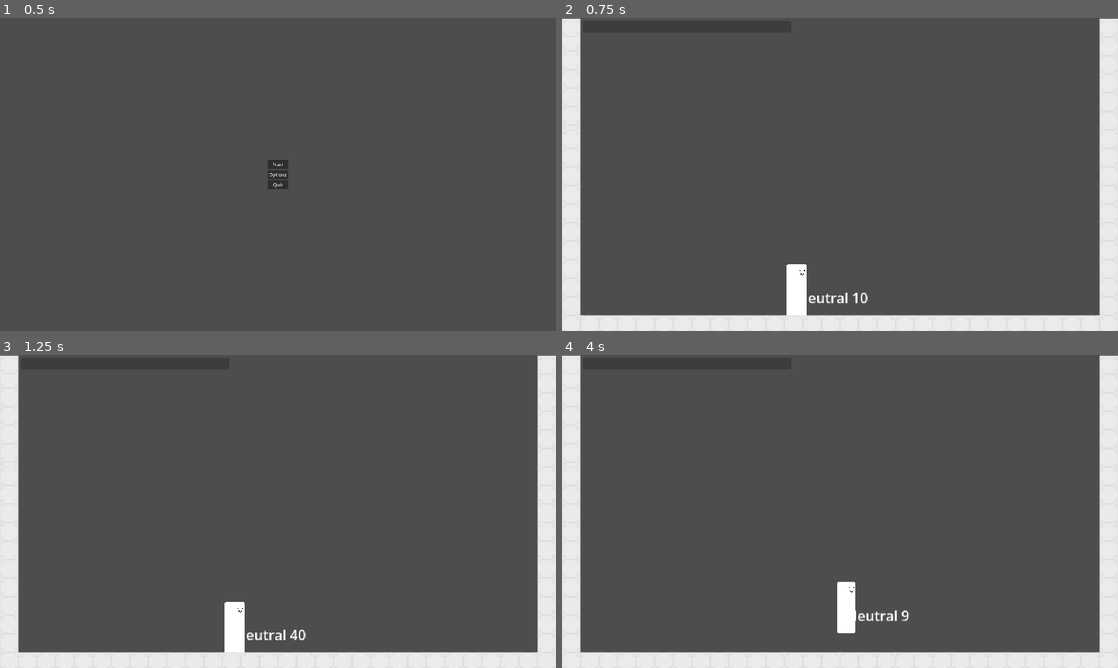
Above: before the commit, frames 1-4 (two rows, left to right).
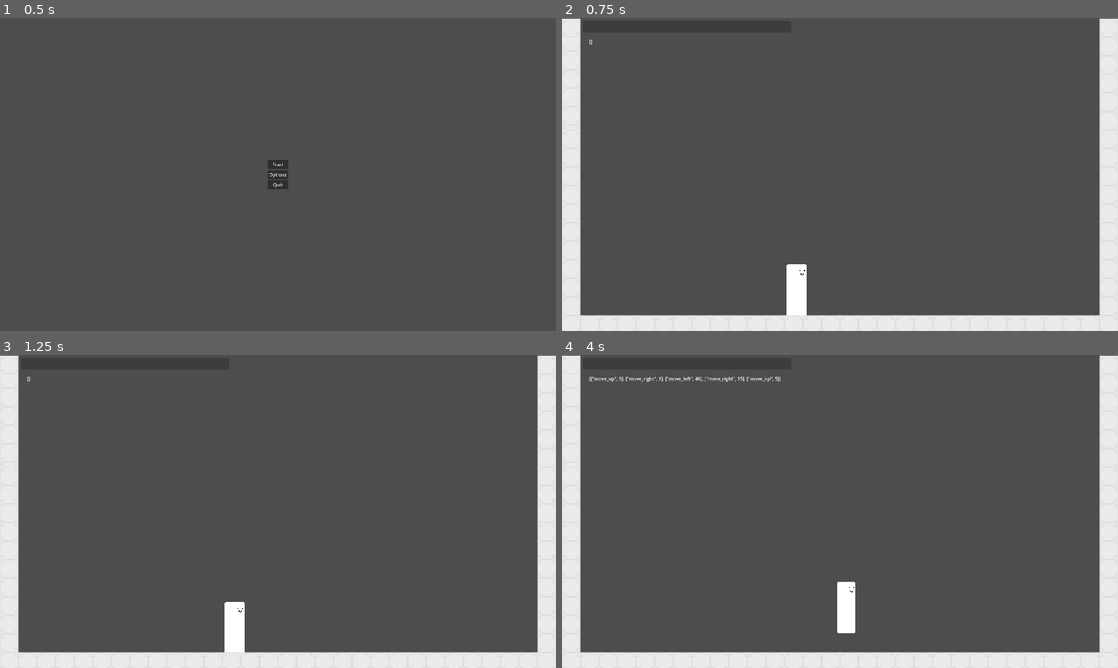
Above: after the commit, the same moments.

Repository: Mysteria0/To-Be-Name-Fighting-Game
Game: Godot game, scene res://menu.tscn
The game is run twice, just before and just after one commit, with the same random seed, the same clock (stepped at 60 frames per second) and the same inputs.
Inputs:
- Up to frame 1 (0.5 s): no input
- Up to frame 2 (0.75 s): click "Start" at 0.5 s
- Up to frame 3 (1.25 s): no input
- Up to frame 4 (4 s): hold D (move_right) 1.28-2.78 s; tap U (action_a) at 1.35 s; tap W (move_up) at 1.52, 2.27, 3.77 s; tap I (action_b) at 2.1 s; hold A (move_left) 2.78-3.53 s; tap J (action_c) at 2.85 s; hold D (move_right) from 3.53 s (still down); tap K (action_d) at 3.6 s

Frame 1 is identical in both runs. In frame 2, 0.2% of the frame differs, in the area x 4-55%, y 6-92%; in frame 3, 0.2%; in frame 4, 0.4%, in the area x 4-63%, y 6-86%.

Commit message:
Baby steps for the input interpeter

Diff:
--- a/Player.tscn
+++ b/Player.tscn
@@ -178,6 +178,8 @@
 animation = &"Idle"
 
 [node name="InputReader" parent="." unique_id=1356831098 instance=ExtResource("27_yt0h1")]
+visible = false
+position = Vector2(-43, -61)
 
 [connection signal="animation_finished" from="Sprites" to="state_machine/Tsurugi Jump" method="_on_sprites_animation_finished"]
 [connection signal="animation_finished" from="Sprites" to="state_machine/Tsurugi Landing" method="_on_sprites_animation_finished"]
--- a/Scripts/Input Reader/input_reader.gd
+++ b/Scripts/Input Reader/input_reader.gd
@@ -1,19 +1,39 @@
 extends Node2D
+
+
+@export_category("Specials And Normals")
+@export var NormalsList : Array
+@export var SpecialsList : Array
+
 
 var validMotionInputs = ["move_left","move_right","move_down","move_up","move_leftdown"]
 var validAttackInputs = ["action_a","action_b","action_c","action_d"]
 var RecentMotionInputs = []
+
 var currentMotionInput = "Neutral"
 var currentAttackInput = "Nothing"
+
 var holdtime : int
 var memorybuffer : int
 
+var specials : Array
+var normals : Array
+
+var parent
+
+func _init() -> void:
+	for i in SpecialsList:
+		specials.append(i)
+	for i in NormalsList:
+		normals.append(i)
+	if get_parent():
+		parent = get_parent()
 
 func _process(_delta: float) -> void:
 	handle_MotionInputs()
 	handle_AttackInputs()
 	if currentMotionInput == "Neutral":
-		$Control/Recent_input.text = "Neutral " + str(holdtime)
+		$Control/Recent_input.text = str(RecentMotionInputs)##"Neutral " + str(holdtime)
 	else:
 		$Control/Recent_input.text = str(currentMotionInput) + " " + str(holdtime)
 	if currentAttackInput != "Nothing":
@@ -34,6 +54,8 @@
 	holdtime = clamp(holdtime,1,999)
 
 func handle_AttackInputs() -> void:
+	if Input.is_action_just_pressed(currentAttackInput):
+		Check_Motioninputs(currentMotionInput,currentAttackInput)
 	if Input.is_action_just_released(currentAttackInput):
 		currentAttackInput = "Nothing"
 
@@ -44,6 +66,22 @@
 			memorybuffer = 0
 		else:
 			memorybuffer += 1
+
+func Check_Motioninputs(MotionInput : String, AttackInput : String) -> void:
+	# First check if specials is empty or not, this is done first to avoid any funny business
+	if !specials.is_empty():
+		# Then we go through the specials array to see if the last n indexes in RecentMotionInputs matches with anything
+		for i in specials:
+			if i == ["move_down","move_left"]:
+				if RecentMotionInputs[-1] == "move_left":
+					if RecentMotionInputs[-2] == "move_down":
+						if RecentMotionInputs[-1][1] <= 15:
+							break
+			if i == ["move_down","move_right"]:
+				break
+			if i == ["move_right","move_down","move_right"]:
+				break
+
 
 
 func _input(event: InputEvent) -> void:
--- a/Scripts/State Machine/State.gd
+++ b/Scripts/State Machine/State.gd
@@ -4,6 +4,8 @@
 @export var animation_name : String
 
 var parent : CharacterBody2D
+var Current_Motion : String
+var Current_Attack : String
 
 func enter() -> void:
 	parent.animations.play(animation_name)
--- a/Scripts/State Machine/Tsurugi States/tsurugi_idle.gd
+++ b/Scripts/State Machine/Tsurugi States/tsurugi_idle.gd
@@ -4,6 +4,12 @@
 @export var jump_state : State
 @export var move_state : State
 @export var crouching_state : State
+
+
+
+func _ready() -> void:
+	pass
+
 
 func enter() -> void:
 	super()
@@ -18,6 +24,7 @@
 		return move_state
 	return null
 
+
 func process_physics(delta: float) -> State:
 	parent.velocity.y += 980*delta
 	parent.move_and_slide()
--- a/main.tscn
+++ b/main.tscn
@@ -3,6 +3,7 @@
 [ext_resource type="PackedScene" uid="uid://crutl3ed34eni" path="res://Player.tscn" id="1_0xm2m"]
 [ext_resource type="Script" uid="uid://cvu4p5ur5en7u" path="res://Scripts/Universal Code/main.gd" id="1_h2yge"]
 [ext_resource type="PackedScene" uid="uid://cvt0xibjikmr0" path="res://Levels.tscn" id="3_h2yge"]
+[ext_resource type="PackedScene" uid="uid://ddm5kuncpnusr" path="res://Input Reader.tscn" id="4_1bvp3"]
 
 [node name="Main" type="Node2D" unique_id=646643995]
 script = ExtResource("1_h2yge")
@@ -25,3 +26,6 @@
 scale = Vector2(3, 3)
 
 [node name="Levels" parent="." unique_id=1548540644 instance=ExtResource("3_h2yge")]
+
+[node name="InputReader" parent="." unique_id=1356831098 instance=ExtResource("4_1bvp3")]
+position = Vector2(94, 70)
--- a/state_machine.gd
+++ b/state_machine.gd
@@ -3,11 +3,12 @@
 @export var starting_state : State
 
 var current_state : State
+var Current_Motion : String
+var Current_Attack : String
 
 func init(parent: CharacterBody2D) -> void:
 	for child in get_children():
 		child.parent = parent
-
 		change_state(starting_state)
 
 func change_state(new_state: State) -> void:
